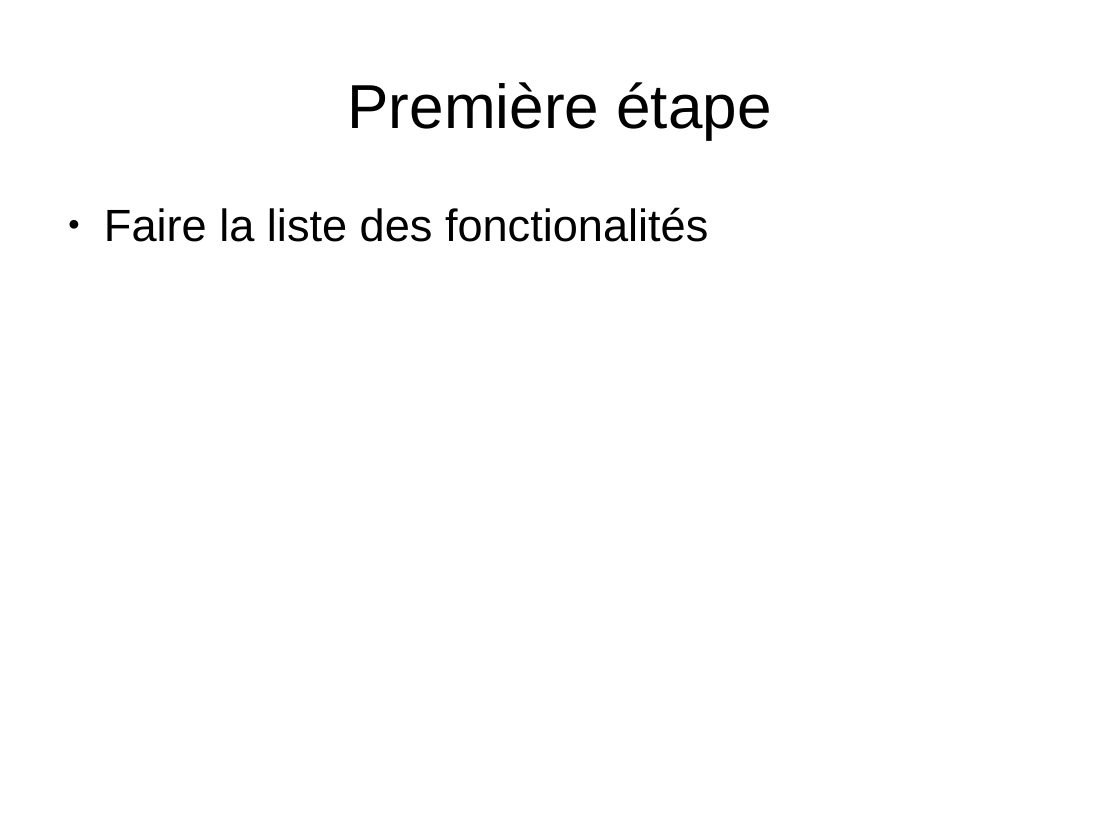
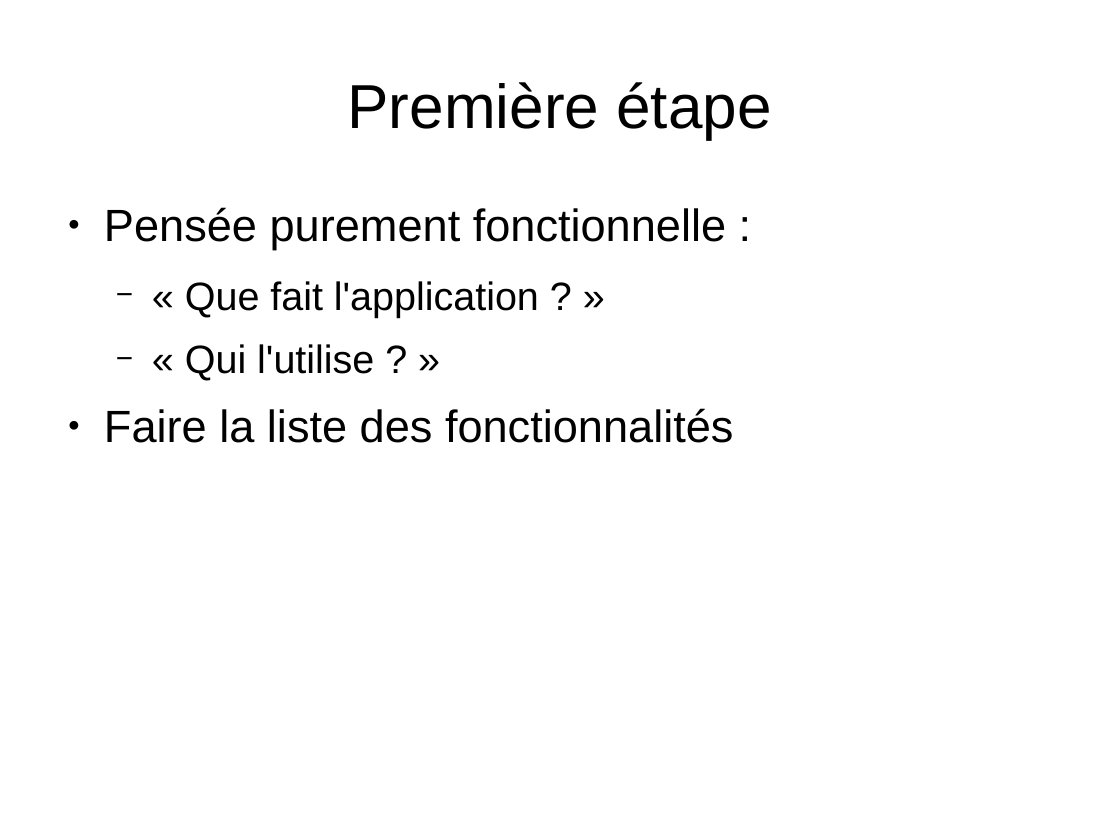
Before and after one commit to Wathil/POECNews, a slide deck: slide 5 of presentation.odp. Drawn at 1120x840 pixels with LibreOffice and Linux fonts; fonts in the diff are those of the drawing. Boxes give left, top, right and bottom in pixels: in the first picture for what was removed or moved away, otherwise in the second. Text is boxed around its words. In the diff, an @@ line names an element or a change of style, - is before the commit and + after.

Commit message:
ok

```diff
--- a/presentation.odp
+++ b/presentation.odp
@@ text at [104, 207, 734, 443]: text changed @@
-● Faire la liste des fonctionalités
+● Pensée purement fonctionnelle :
+  − « Que fait l'application ? »
+  − « Qui l'utilise ? »
+● Faire la liste des fonctionnalités
```
Also in this commit, not shown: 1 slide added.
